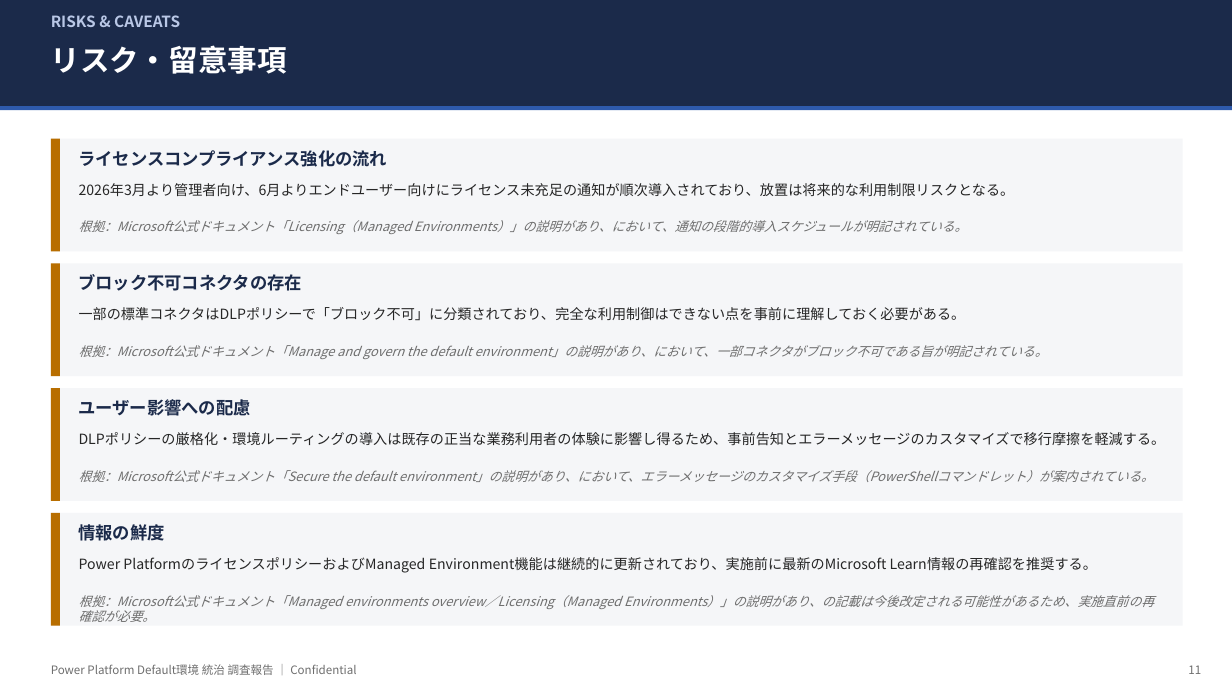
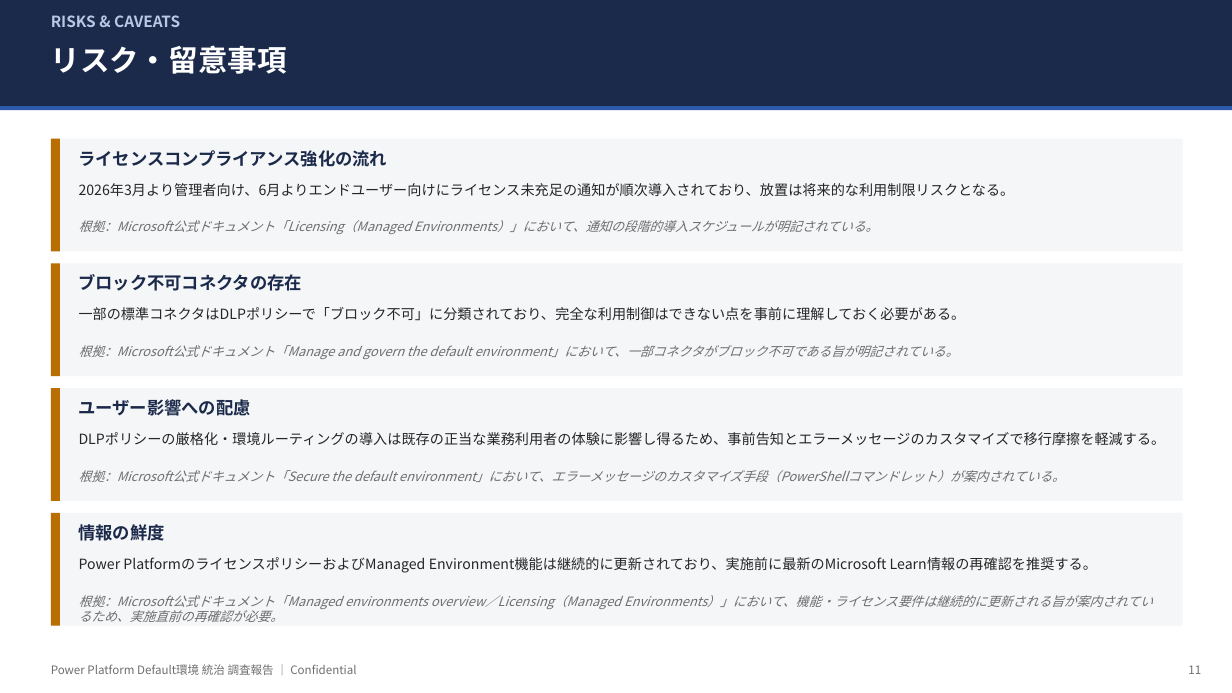
Before and after one commit to takuyanakamura881awc-beep/awc-naka881-repo, a slide deck: slide 11 of docs/PowerPlatform_DefaultEnv_Governance_Report.pptx. Drawn at 1232x693 pixels with LibreOffice and Linux fonts; fonts in the diff are those of the drawing. Boxes give left, top, right and bottom in pixels: in the first picture for what was removed or moved away, otherwise in the second. Text is boxed around its words. In the diff, an @@ line names an element or a change of style, - is before the commit and + after.

```diff
--- a/docs/PowerPlatform_DefaultEnv_Governance_Report.pptx
+++ b/docs/PowerPlatform_DefaultEnv_Governance_Report.pptx
@@ text at [79, 220, 879, 234]: text changed @@
-根拠：Microsoft公式ドキュメント「Licensing（Managed Environments）」の説明があり、において、通知の段階的導入スケジュールが明記されている。
+根拠：Microsoft公式ドキュメント「Licensing（Managed Environments）」において、通知の段階的導入スケジュールが明記されている。
@@ text at [79, 345, 959, 359]: text changed @@
-根拠：Microsoft公式ドキュメント「Manage and govern the default environment」の説明があり、において、一部コネクタがブロック不可である旨が明記されている。
+根拠：Microsoft公式ドキュメント「Manage and govern the default environment」において、一部コネクタがブロック不可である旨が明記されている。
@@ text at [79, 470, 1065, 482]: text changed @@
-根拠：Microsoft公式ドキュメント「Secure the default environment」の説明があり、において、エラーメッセージのカスタマイズ手段（PowerShellコマンドレット）が案内されている。
+根拠：Microsoft公式ドキュメント「Secure the default environment」において、エラーメッセージのカスタマイズ手段（PowerShellコマンドレット）が案内されている。
@@ text at [79, 595, 1153, 622]: text changed @@
-根拠：Microsoft公式ドキュメント「Managed environments overview／Licensing（Managed Environments）」の説明があり、の記載は今後改定される可能性があるため、実施直前の再確認が必要。
+根拠：Microsoft公式ドキュメント「Managed environments overview／Licensing（Managed Environments）」において、機能・ライセンス要件は継続的に更新される旨が案内されているため、実施直前の再確認が必要。
```
Also in this commit, not shown: 7 other slides changed.
